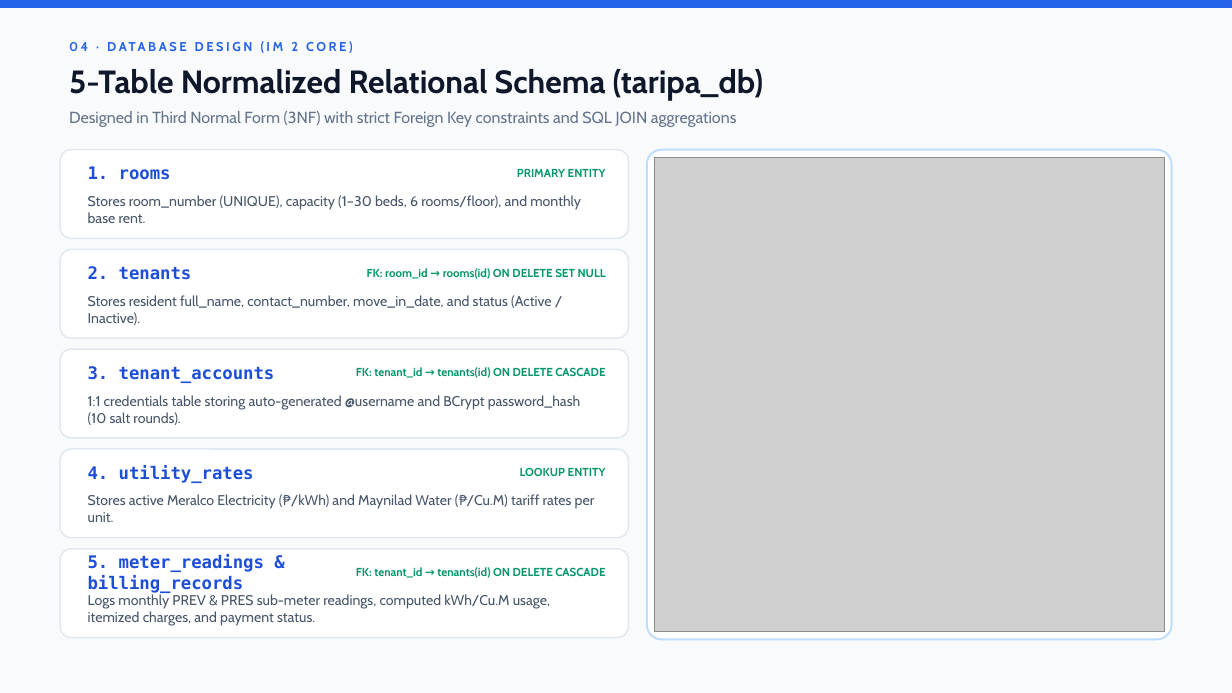
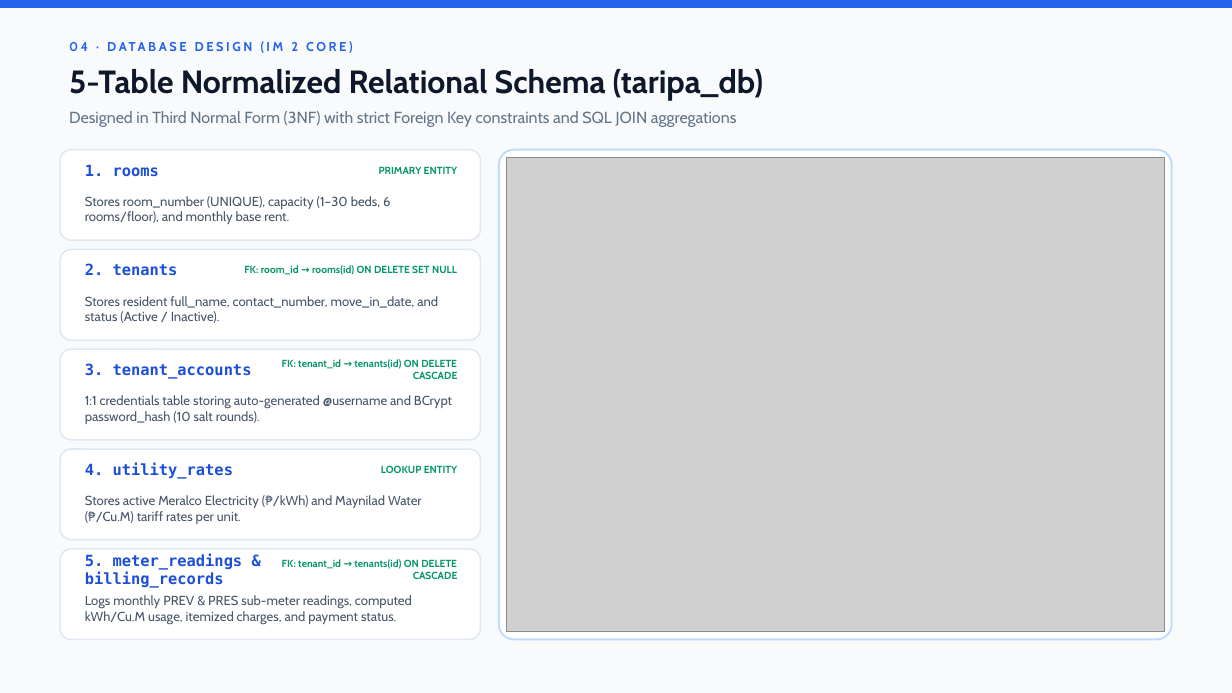
Before and after one commit to jsevilla-dev/TARIPA, a slide deck: slide 5 of TARIPA_Defense_Presentation.pptx. Drawn at 1232x693 pixels with LibreOffice and Linux fonts; fonts in the diff are those of the drawing; grey boxes stand for pictures. Boxes give left, top, right and bottom in pixels: in the first picture for what was removed or moved away, otherwise in the second. Text is boxed around its words. In the diff, an @@ line names an element or a change of style, - is before the commit and + after.

Commit message:
docs(pptx): replace Slide 5 Tenants screenshot and enlarge image container for sharper readability

```diff
--- a/TARIPA_Defense_Presentation.pptx
+++ b/TARIPA_Defense_Presentation.pptx
@@ rounded rectangle: place and size @@
-rounded rectangle at (60, 150, 628, 238)
+rounded rectangle at (60, 150, 481, 240)
@@ text "PRIMARY ENTITY": place and size @@
-text "PRIMARY ENTITY" at (517, 169, 606, 177)
+text "PRIMARY ENTITY" at (379, 166, 458, 174)
@@ rounded rectangle: place and size @@
-rounded rectangle at (647, 150, 1172, 640)
+rounded rectangle at (499, 150, 1172, 640)
@@ picture: place and size @@
-picture at (654, 157, 1165, 632)
+picture at (506, 157, 1165, 632)
@@ rounded rectangle: place and size @@
-rounded rectangle at (60, 250, 628, 338)
+rounded rectangle at (60, 250, 481, 340)
@@ text "FK: room_id → rooms(id) ON ...": place and size @@
-text "FK: room_id → rooms(id) ON ..." at (367, 268, 606, 279)
+text "FK: room_id → rooms(id) ON ..." at (244, 265, 457, 275)
@@ rounded rectangle: place and size @@
-rounded rectangle at (60, 349, 628, 438)
+rounded rectangle at (60, 349, 481, 440)
@@ text "FK: tenant_id → tenants(id) ON ...": place and size @@
-text "FK: tenant_id → tenants(id) ON ..." at (356, 367, 605, 378)
+text "FK: tenant_id → tenants(id) ON ..." at (282, 359, 458, 379)
@@ rounded rectangle: place and size @@
-rounded rectangle at (60, 449, 628, 538)
+rounded rectangle at (60, 449, 481, 540)
@@ size 9 to 8 pt in 5 elements at (282, 559, 458, 579), (379, 166, 458, 174), (244, 265, 457, 275), (282, 359, 458, 379), (381, 465, 458, 473) @@
@@ text "LOOKUP ENTITY": place and size @@
-text "LOOKUP ENTITY" at (520, 467, 606, 476)
+text "LOOKUP ENTITY" at (381, 465, 458, 473)
@@ proportions changed in 5 elements at (60, 150, 481, 240), (60, 250, 481, 340), (60, 349, 481, 440), (60, 449, 481, 540), (60, 549, 481, 640) @@
@@ rounded rectangle: place and size @@
-rounded rectangle at (60, 549, 628, 638)
+rounded rectangle at (60, 549, 481, 640)
@@ size 13.5 to 12 pt in 5 elements at (85, 462, 233, 479), (85, 164, 159, 177), (85, 263, 178, 276), (85, 363, 252, 379), (85, 553, 243, 588) @@
@@ text "FK: tenant_id → tenants(id) ON ...": place and size @@
-text "FK: tenant_id → tenants(id) ON ..." at (356, 567, 605, 578)
+text "FK: tenant_id → tenants(id) ON ..." at (282, 559, 458, 579)
@@ size 11 to 10.2 pt in 5 elements at (85, 196, 390, 224), (85, 296, 438, 323), (85, 395, 452, 424), (85, 495, 422, 524), (85, 595, 412, 624) @@
```
